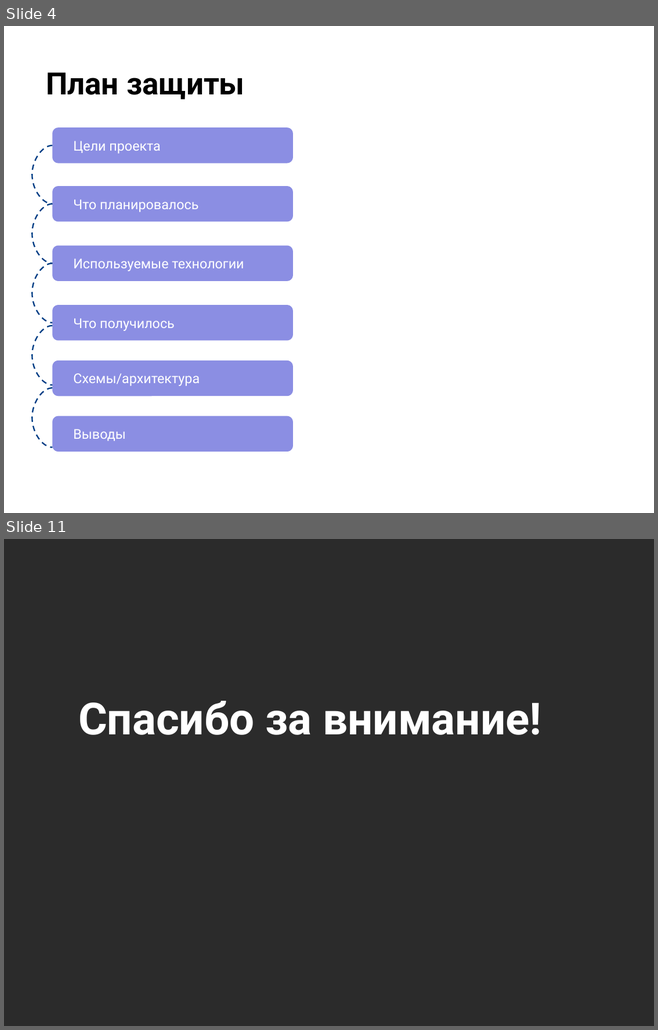
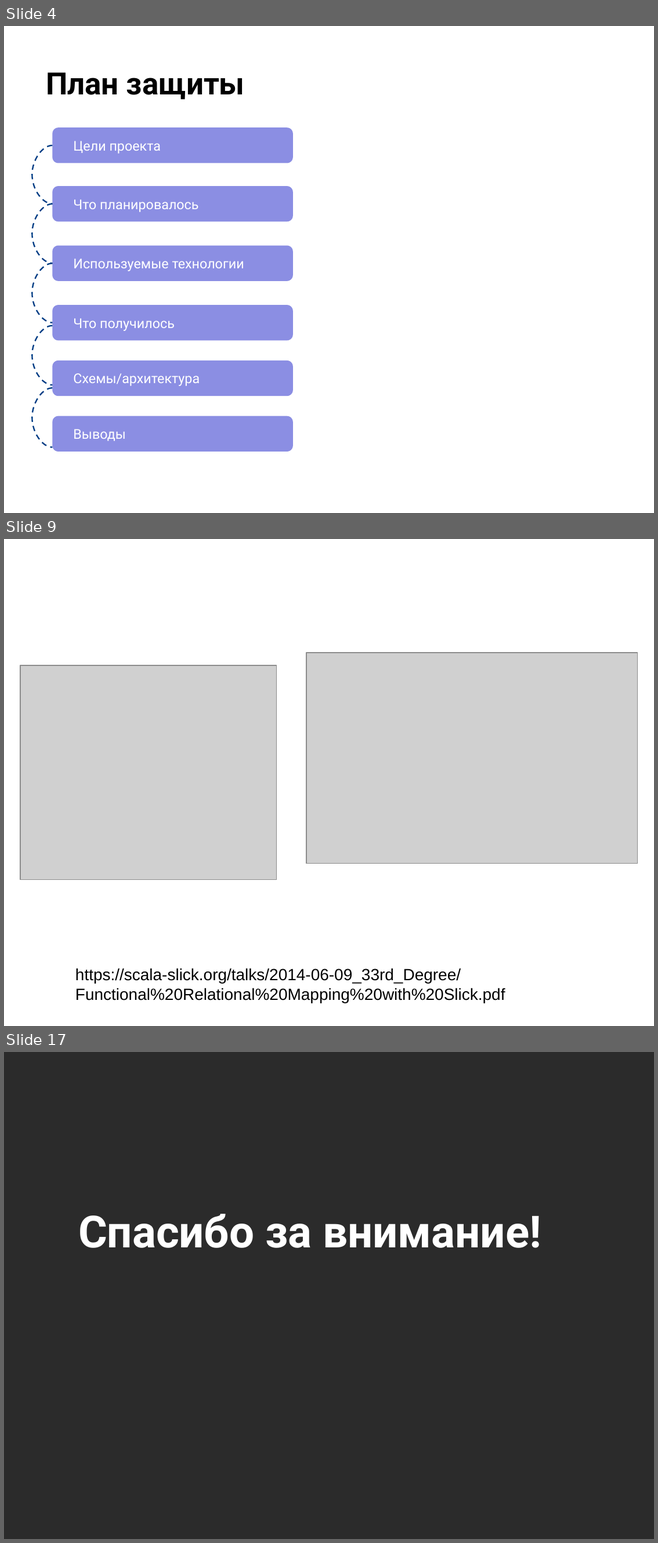
Before and after one commit to MichaelNS/otus_micro_arch, a slide deck: project/Защита проекта_синяя.pptx. Shown one above the other, each under a label of ours: slides 4 and 11 before the commit, slides 4, 9 and 17 after it; the slides between them are not shown. The pictures are 658x1030 and 658x1543 pixels, drawn with LibreOffice and Linux fonts; fonts in the diff are those of the drawing; grey boxes stand for pictures; background and template pictures are left out; a plain dark background stands for a picture behind light text. Boxes give left, top, right and bottom in pixels: in the first picture for what was removed or moved away, otherwise in the second. Text is boxed around its words. In the diff, an @@ line names an element or a change of style, - is before the commit and + after.

```diff
--- a/project/Защита проекта_синяя.pptx
+++ b/project/Защита проекта_синяя.pptx
@@ slide 9 added at <box>4,539,654,1026</box>, background picture (left out) @@
@@ picture added at <box>306,653,637,864</box> @@
@@ picture added at <box>20,665,276,880</box> @@
@@ text added at <box>75,968,505,1003</box>, 18 pt, text #000000 @@
+https://scala-slick.org/talks/2014-06-09_33rd_Degree/Functional%20Relational%20Mapping%20with%20Slick.pdf
@@ what was slide 11 is now slide 17 @@
```
Also in this commit, not shown: 6 slides changed, 5 other slides added, 8 slides removed, 17 other files.
